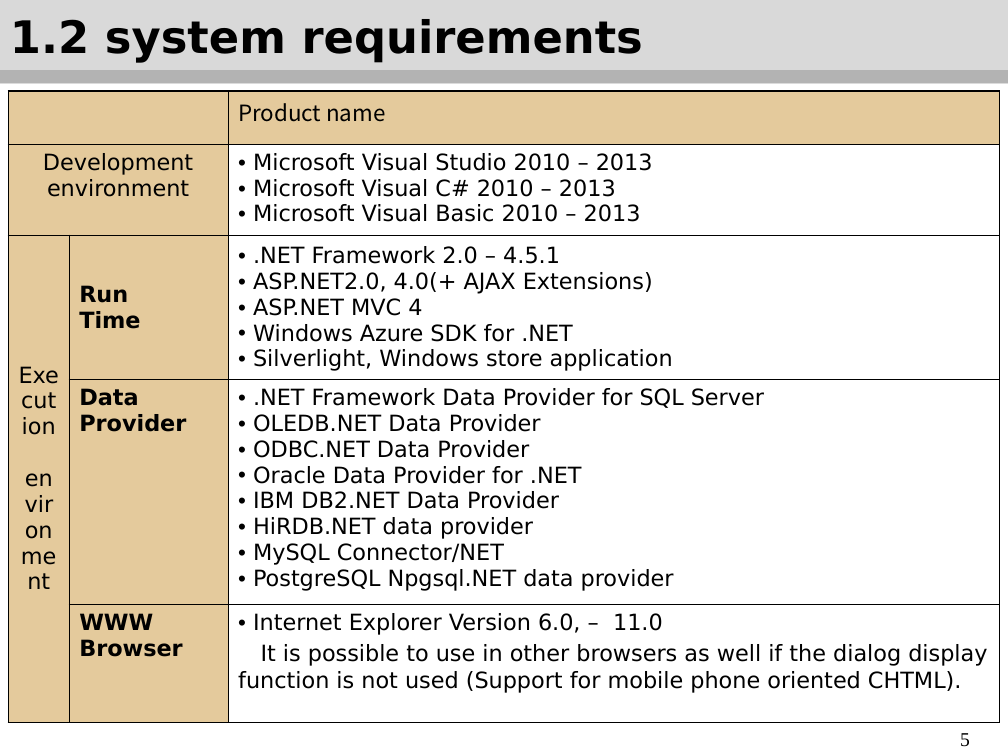
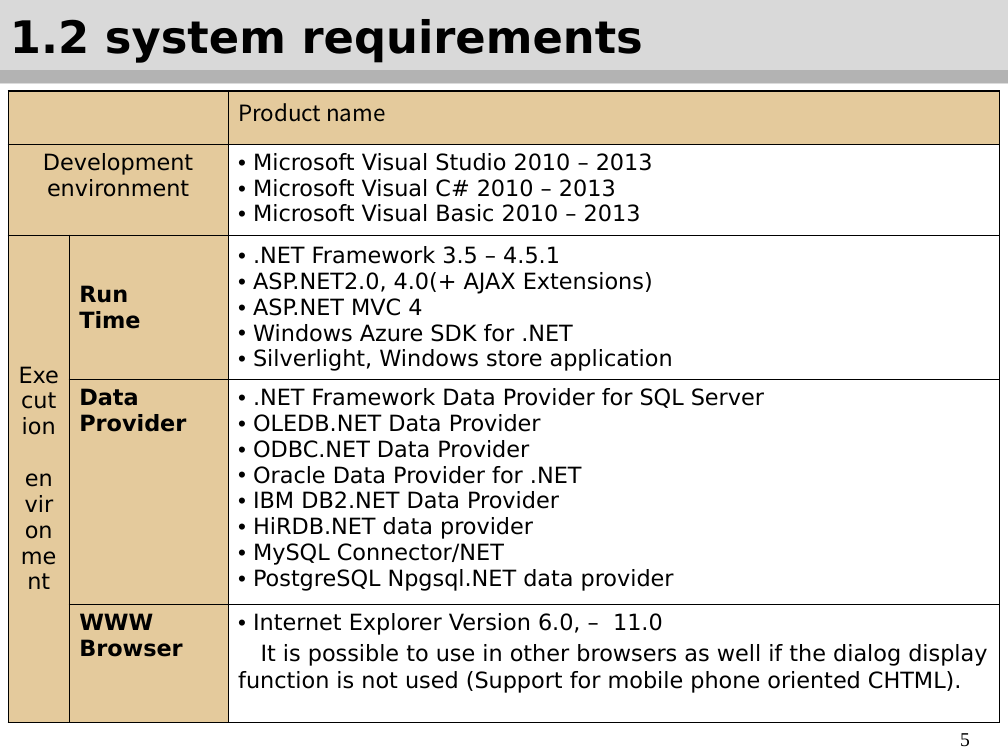
Before and after one commit to OpenTouryoProject/OpenTouryoDocuments, a slide deck: slide 6 of Introduction_EN.pptx. Drawn at 1008x756 pixels with LibreOffice and Linux fonts; fonts in the diff are those of the drawing. Boxes give left, top, right and bottom in pixels: in the first picture for what was removed or moved away, otherwise in the second. Text is boxed around its words. In the diff, an @@ line names an element or a change of style, - is before the commit and + after.

```diff
--- a/Introduction_EN.pptx
+++ b/Introduction_EN.pptx
@@ table at (8, 91, 1000, 722) @@
-row 3, column 3: .NET Framework 2.0 – 4.5.1 / ASP.NET2.0, 4.0(+ AJAX Extensions) / ASP.NET MVC 4 / Windows Azure SDK for .NET / Silverlight, Windows store application
+row 3, column 3: .NET Framework 3.5 – 4.5.1 / ASP.NET2.0, 4.0(+ AJAX Extensions) / ASP.NET MVC 4 / Windows Azure SDK for .NET / Silverlight, Windows store application
```
Also in this commit, not shown: 1 other slide changed, 3 other files.
